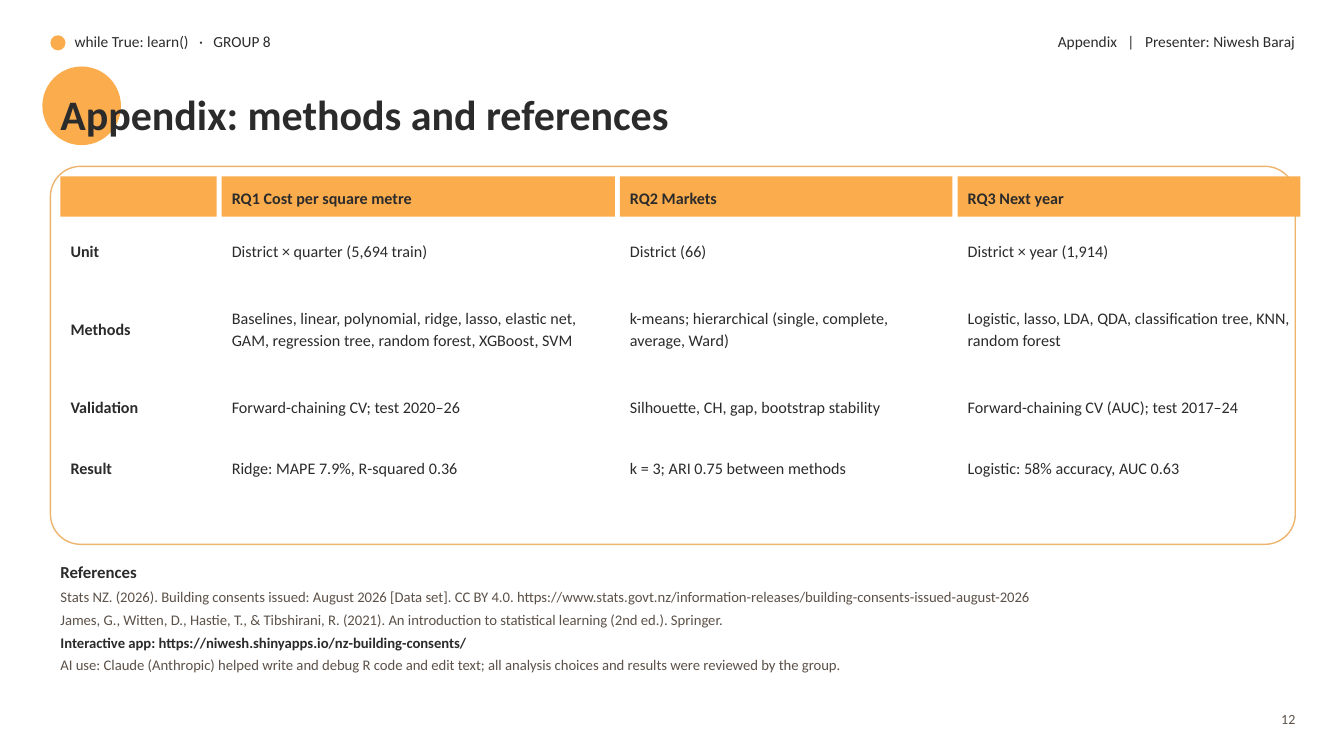
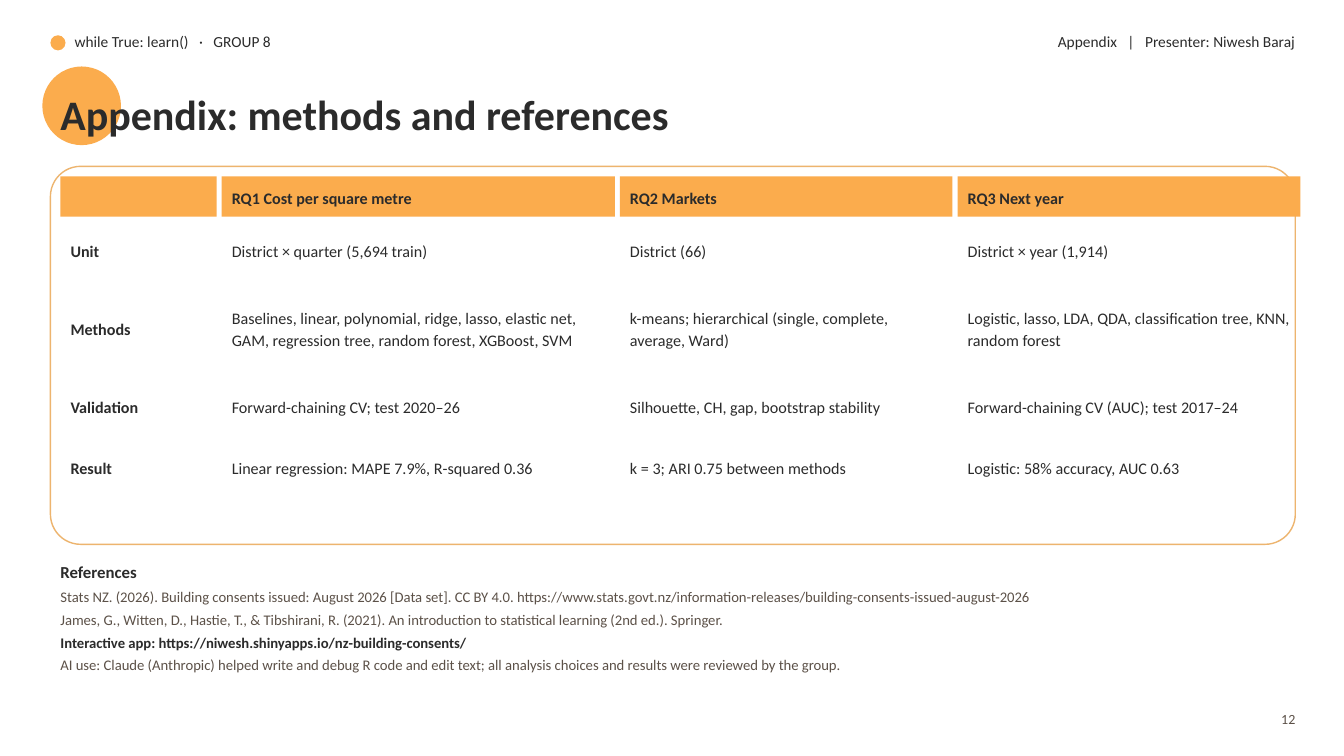
Before and after one commit to harishsahadev/while-True-Learn, a slide deck: slide 13 of building-consents/communication/slides/slides.pptx. Drawn at 1344x756 pixels with LibreOffice and Linux fonts; fonts in the diff are those of the drawing; background and template pictures are left out. Boxes give left, top, right and bottom in pixels: in the first picture for what was removed or moved away, otherwise in the second. Text is boxed around its words. In the diff, an @@ line names an element or a change of style, - is before the commit and + after.

```diff
--- a/building-consents/communication/slides/slides.pptx
+++ b/building-consents/communication/slides/slides.pptx
@@ text at <box>232,463,533,477</box>: text changed @@
-Ridge: MAPE 7.9%, R-squared 0.36
+Linear regression: MAPE 7.9%, R-squared 0.36
```
Also in this commit, not shown: 3 other slides changed, 43 other files.
